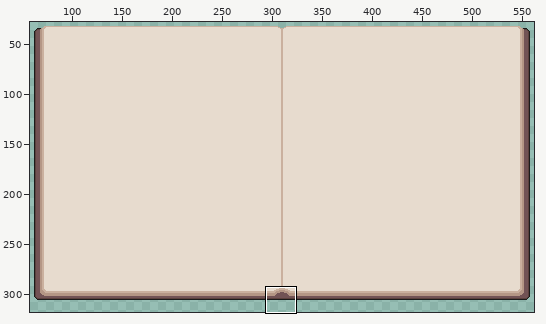
Pixel-art file -- assets/art/ui/asprite/book.aseprite. Above: a wide view before the commit, with the close-up outlined.
Close-up. Before:
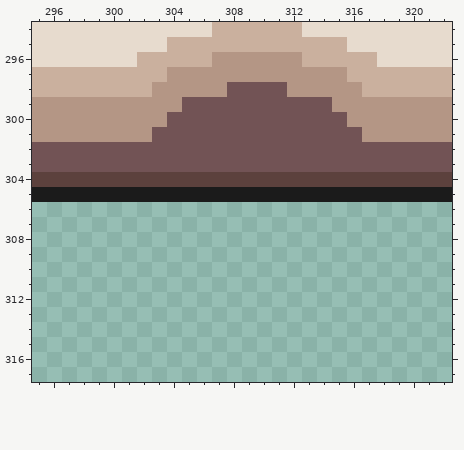
620x340 pixels, 1 frame. Shown: x 295..322, y 294..317. The wide view leaves out empty margins.
Once edited:
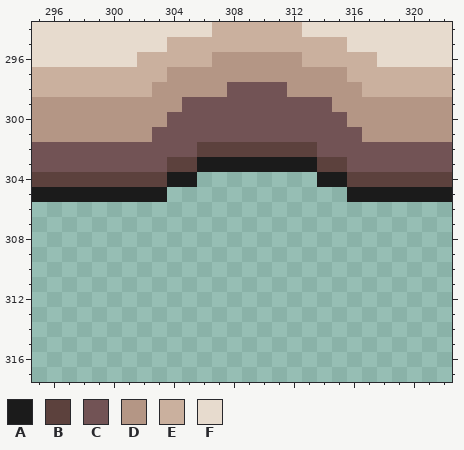
Palette (. is transparent): A #1b1b1b  B #5c413d  C #725355  D #b49685  E #cab09e  F #e7dbce
The exact change:
layer "shell" now hidden
--- layer "Layer 4"
@@ x 302..317 @@
 301 DCCCCCCCCCCCCCCD
-302 CCCCCCCCCCCCCCCC
-303 CCCCCCCCCCCCCCCC
-304 BBBBBBBBBBBBBBBB
-305 AAAAAAAAAAAAAAAA
+302 CCCCBBBBBBBBCCCC
+303 CCBBAAAAAAAABBCC
+304 BBAA........AABB
+305 AA............AA
 306 ................
